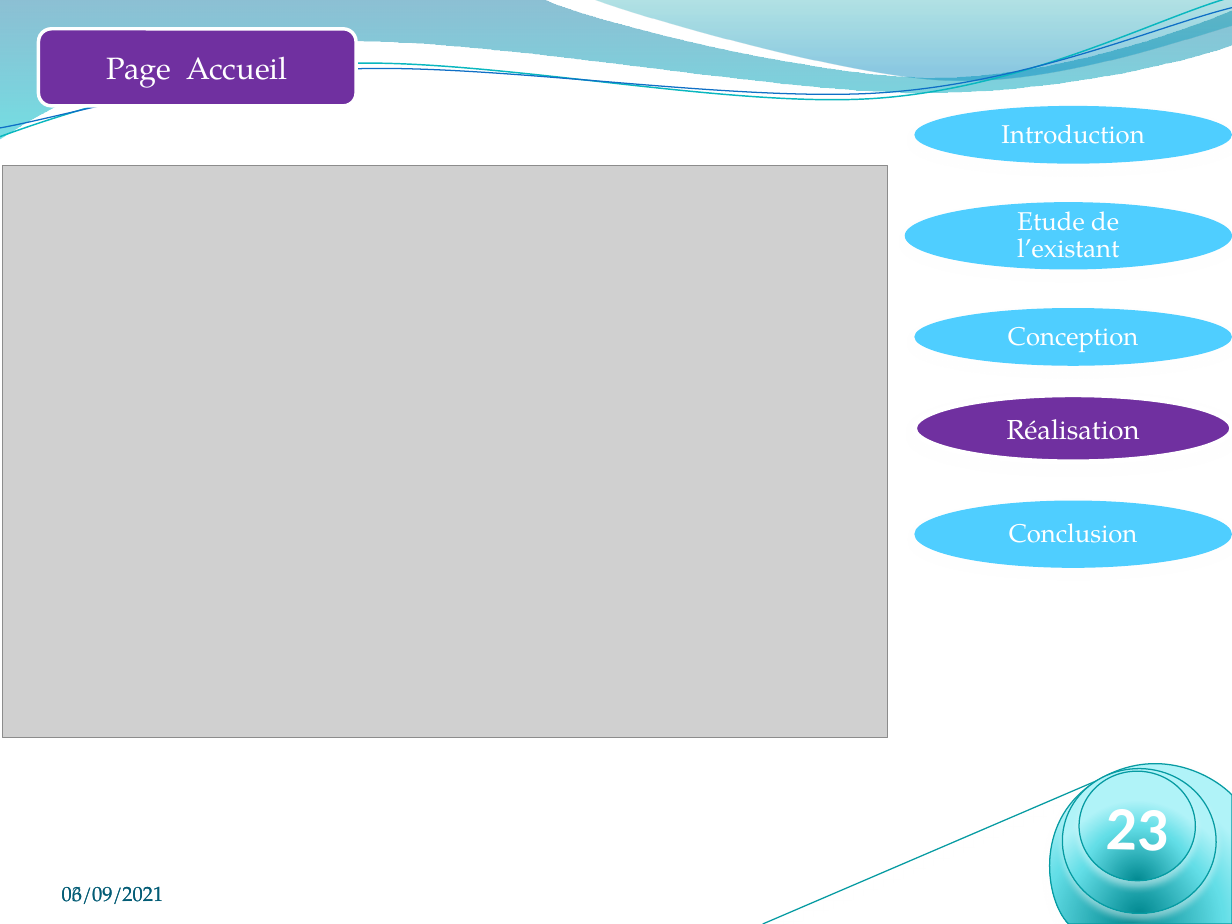
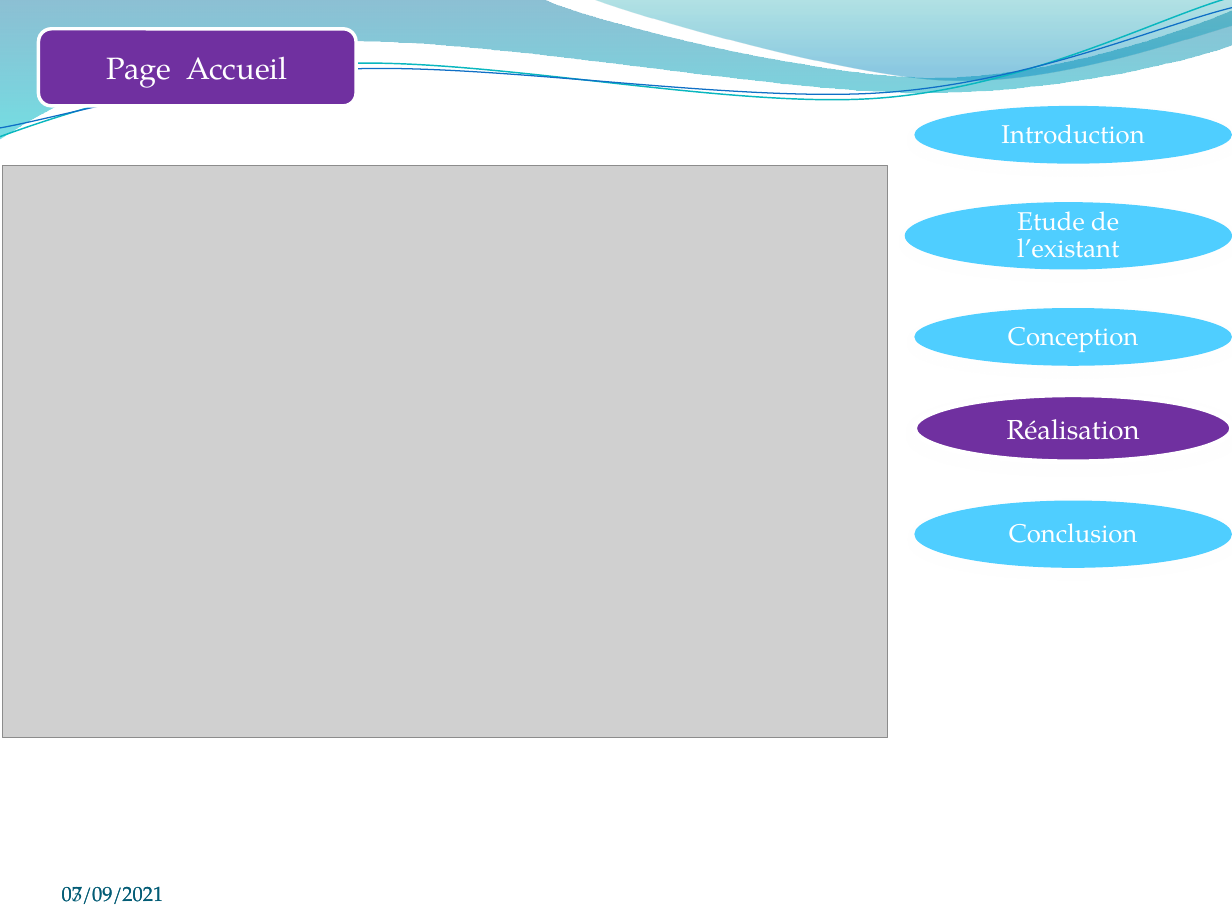
Before and after one commit to badreddine2010/e-shop, a slide deck: slide 27 of conception/Rapport/présentation soutenance Pfe_Bad_Afpa.pptx. Drawn at 1232x924 pixels with LibreOffice and Linux fonts; fonts in the diff are those of the drawing; grey boxes stand for pictures; background and template pictures are left out. Boxes give left, top, right and bottom in pixels: in the first picture for what was removed or moved away, otherwise in the second. Text is boxed around its words. In the diff, an @@ line names an element or a change of style, - is before the commit and + after.

```diff
--- a/conception/Rapport/présentation soutenance Pfe_Bad_Afpa.pptx
+++ b/conception/Rapport/présentation soutenance Pfe_Bad_Afpa.pptx
@@ group removed at (763, 744, 1231, 924): 2 ellipses, 1 line, 1 freeform shape @@
-23
@@ text at (62, 886, 164, 904): text changed @@
-06/09/2021
+07/09/2021
```
Also in this commit, not shown: 31 other slides changed, 1 slide added, 4 other files.
